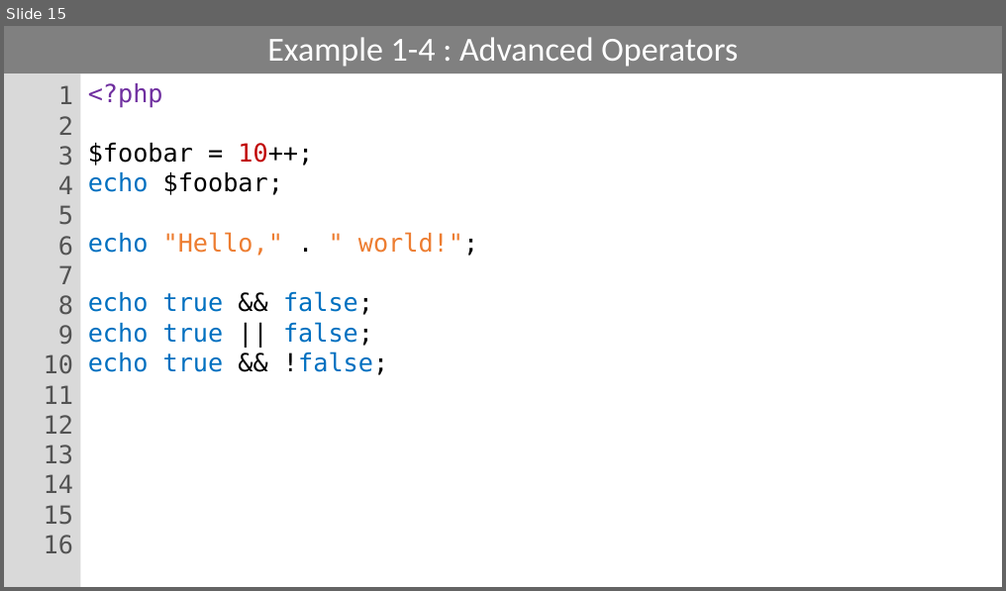
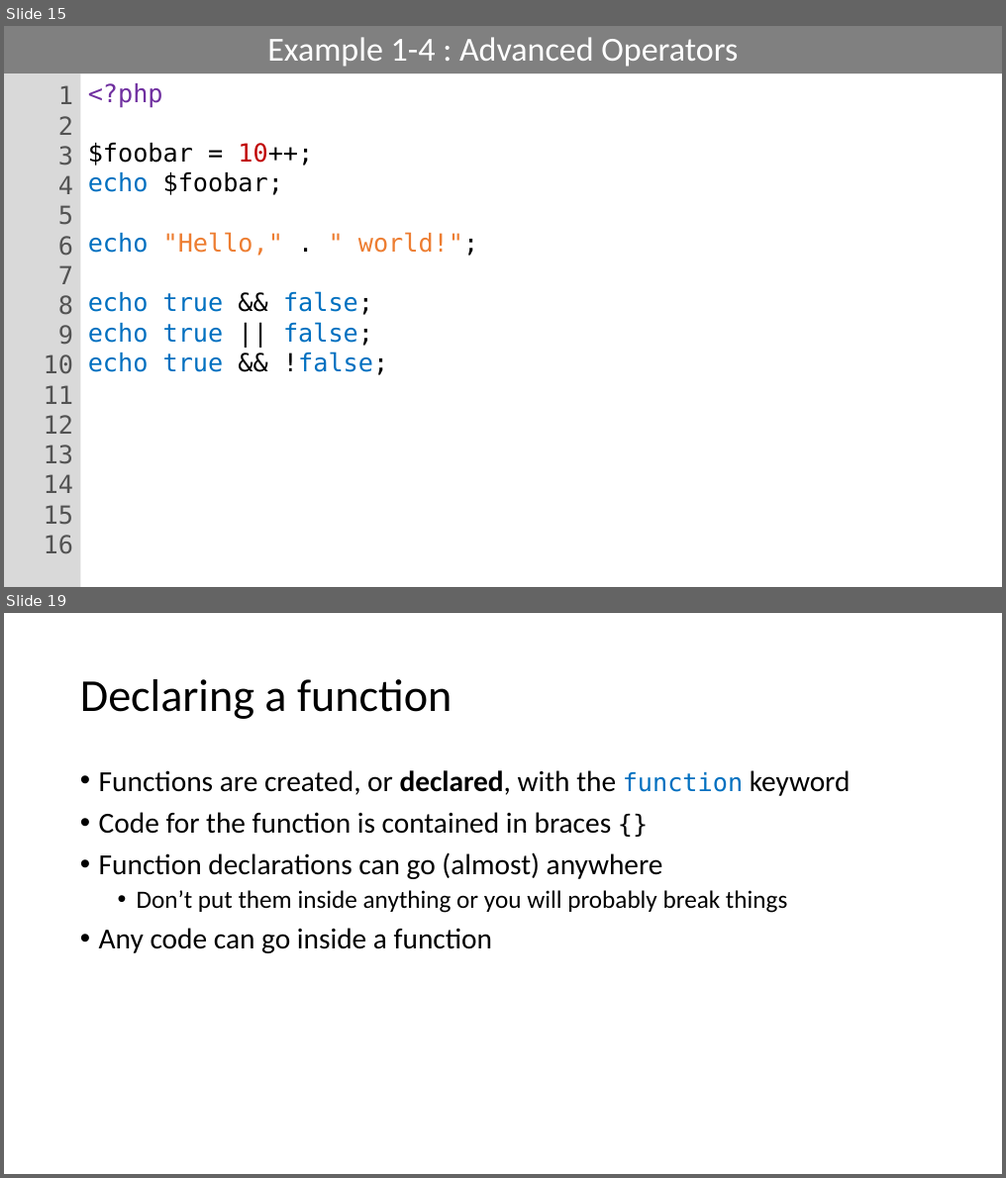
Before and after one commit to PHPEmbark/curriculum, a slide deck: course/1 - Basic Programming/Basic Programming.pptx. Shown one above the other, each under a label of ours: slide 15 before the commit, slides 15 and 19 after it; the slides between them are not shown. The pictures are 1006x591 and 1006x1178 pixels, drawn with LibreOffice and Linux fonts; fonts in the diff are those of the drawing. Boxes give left, top, right and bottom in pixels: in the first picture for what was removed or moved away, otherwise in the second. Text is boxed around its words. In the diff, an @@ line names an element or a change of style, - is before the commit and + after.

```diff
--- a/course/1 - Basic Programming/Basic Programming.pptx
+++ b/course/1 - Basic Programming/Basic Programming.pptx
@@ slide 19 added at [4,613,1002,1174], background #FFFFFF @@
@@ title added at [80,679,451,719], 44 pt, text #000000 @@
+Declaring a function
@@ text added at [99,770,850,954], 28 pt, text #000000 @@
+• Functions are created, or declared, with the function keyword
+• Code for the function is contained in braces {}
+• Function declarations can go (almost) anywhere
+  • Don’t put them inside anything or you will probably break things
+• Any code can go inside a function
```
Also in this commit, not shown: 7 slides changed, 14 other slides added.
